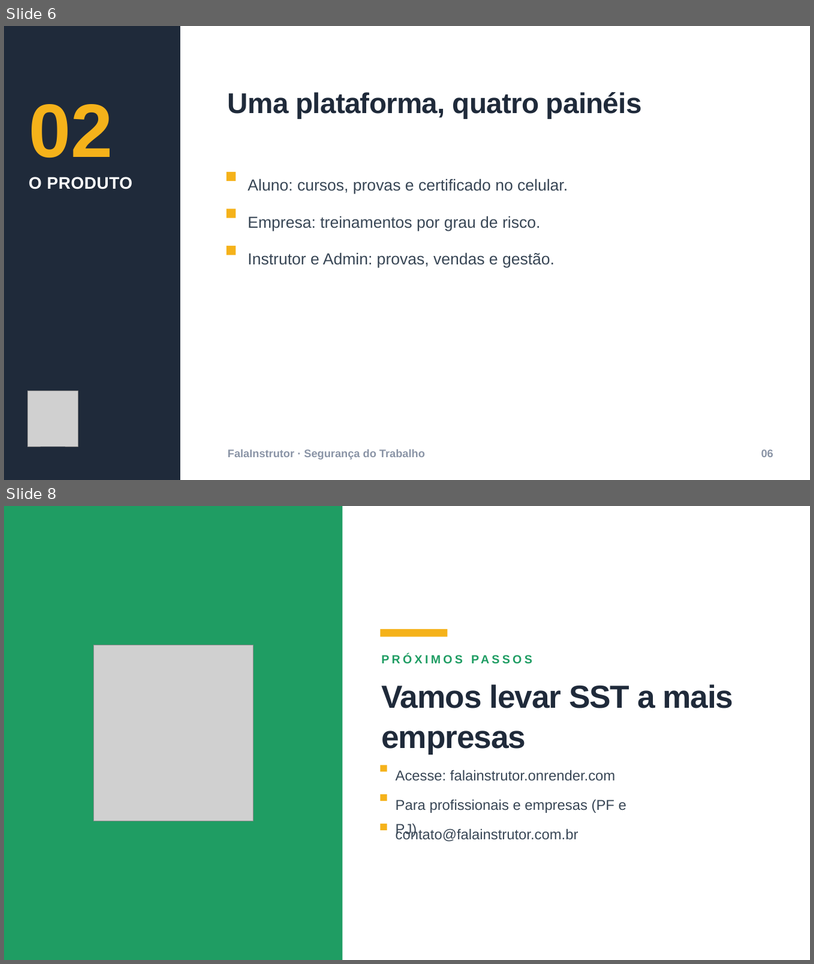
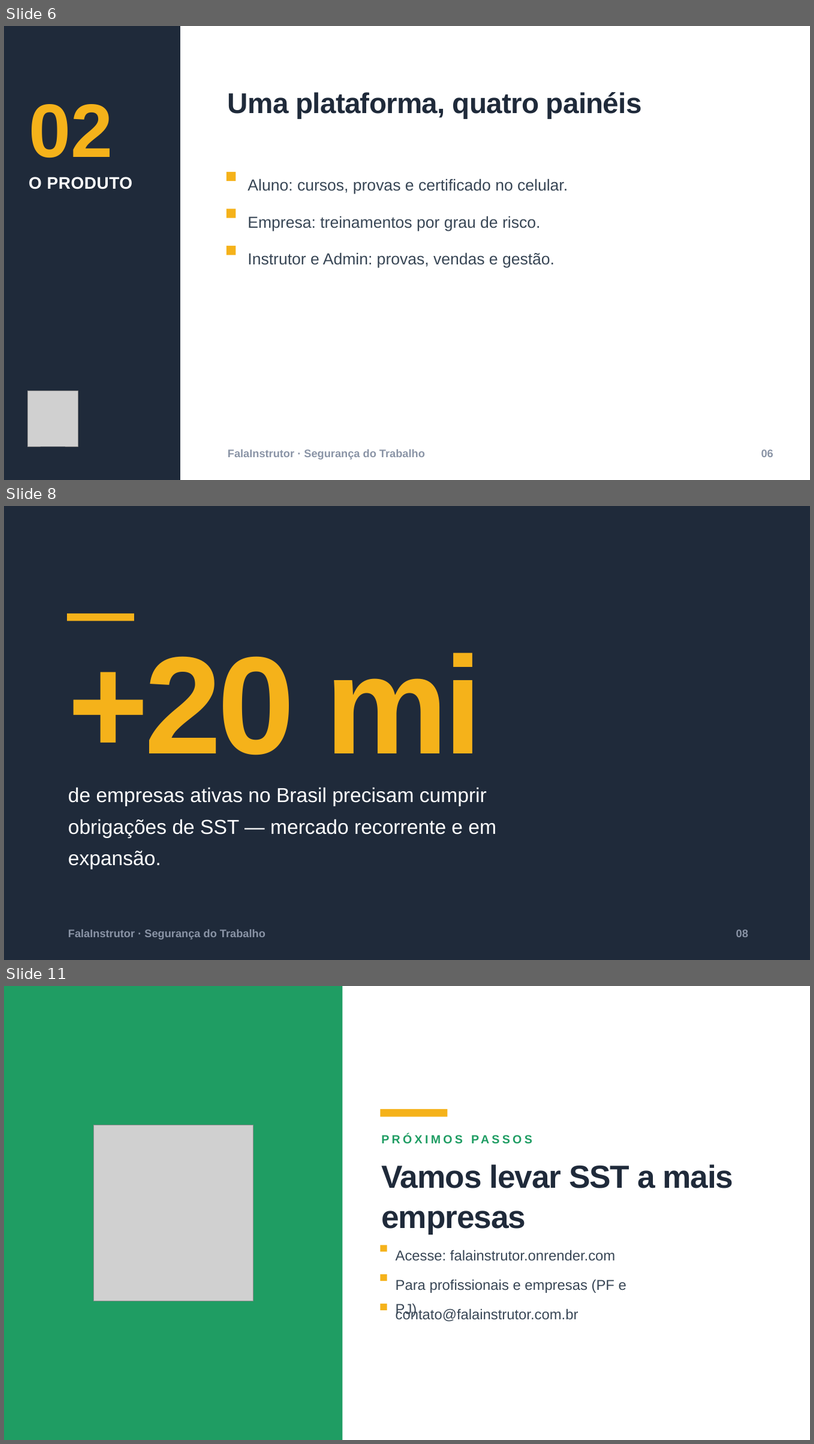
Before and after one commit to Adriano2/FALAINSTRUTOR-UNIFICADO, a slide deck: docs/FalaInstrutor-Pitch.pptx. Shown one above the other, each under a label of ours: slides 6 and 8 before the commit, slides 6, 8 and 11 after it; the slides between them are not shown. The pictures are 814x964 and 814x1444 pixels, drawn with LibreOffice and Linux fonts; fonts in the diff are those of the drawing; grey boxes stand for pictures. Boxes give left, top, right and bottom in pixels: in the first picture for what was removed or moved away, otherwise in the second. Text is boxed around its words. In the diff, an @@ line names an element or a change of style, - is before the commit and + after.

```diff
--- a/docs/FalaInstrutor-Pitch.pptx
+++ b/docs/FalaInstrutor-Pitch.pptx
@@ slide 8 added at box(4, 506, 810, 960), background #FFFFFF @@
@@ rectangle added at box(4, 506, 810, 960), fill #1F2A3A @@
@@ rectangle added at box(67, 613, 134, 621), fill #F5B21A @@
@@ text added at box(68, 652, 482, 755), 247.5 pt, text #F5B21A, bold @@
++20 mi
@@ text added at box(68, 787, 497, 837), 36 pt, text #FFFFFF @@
+de empresas ativas no Brasil precisam cumprir obrigações de SST — mercado recorrente e em expansão.
@@ text added at box(68, 929, 266, 939), 19.5 pt, text #8A94A6, bold @@
+FalaInstrutor · Segurança do Trabalho
@@ text added at box(737, 929, 749, 937), 19.5 pt, text #8A94A6, bold @@
+08
@@ what was slide 8 is now slide 11 @@
```
Also in this commit, not shown: 2 slides changed, 2 other slides added.
